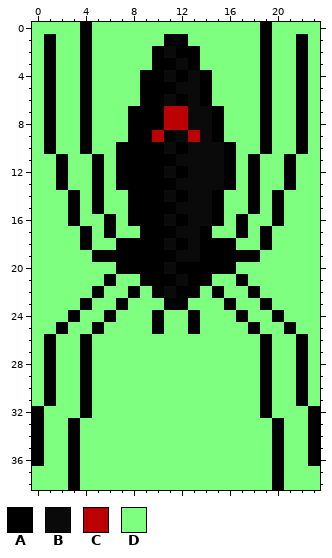
A pixel-art sprite gets an edit: trunk/gfx/enemy/spider/spider.png. The picture above was drawn from the file before the commit.
The file is 24x39 pixels. Colours within 5 levels of each other are drawn and written as one.
Palette (. is transparent): A #000000  B #0a0a0a  C #ba0000  D #7fff7f
Pixels before, first column x 0:
 0 DDDDADDDDDDDDDDDDDDADDDD
 1 DADDADDDDDDAADDDDDDADDAD
 2 DADDADDDDDABAADDDDDADDAD
 3 DADDADDDDDAABADDDDDADDAD
 4 DADDADDDDAABABADDDDADDAD
 5 DADDADDDDAAABBADDDDADDAD
 6 DADDADDDDAABABADDDDADDAD
 7 DADDADDDAAACCBBADDDADDAD
 8 DADDADDDAAACCBBADDDADDAD
 9 DADDADDDAACABCBADDDADDAD
10 DADDADDAAAABABBBADDADDAD
11 DDADDADAAAAABBBBADADDADD
12 DDADDADAAAABABBBADADDADD
13 DDADDADAAAAABBBBADADDADD
14 DDDADADDAAABABBADDADADDD
15 DDDADADDAAAABBBADDADADDD
16 DDDADDADAAABABBADADDADDD
17 DDDDADADDAAABBADDADADDDD
18 DDDDADDAAAABABAAADDADDDD
19 DDDDDAAAAAAABBAAAAADDDDD
20 DDDDDDDAAAABAAAAADDDDDDD
21 DDDDDDADDAAABAADDADDDDDD
22 DDDDDADDADABAADADDADDDDD
23 DDDDADDADDDAADDDADDADDDD
24 DDDADDADDDADDADDDADDADDD
25 DDADDADDDDADDADDDDADDADD
26 DADDADDDDDDDDDDDDDDADDAD
27 DADDADDDDDDDDDDDDDDADDAD
28 DADDADDDDDDDDDDDDDDADDAD
29 DADDADDDDDDDDDDDDDDADDAD
30 DADDADDDDDDDDDDDDDDADDAD
31 DADDADDDDDDDDDDDDDDADDAD
32 ADDDADDDDDDDDDDDDDDADDDA
33 ADDADDDDDDDDDDDDDDDDADDA
34 ADDADDDDDDDDDDDDDDDDADDA
35 ADDADDDDDDDDDDDDDDDDADDA
36 ADDADDDDDDDDDDDDDDDDADDA
37 DDDADDDDDDDDDDDDDDDDADDD
38 DDDADDDDDDDDDDDDDDDDADDD
Once edited:
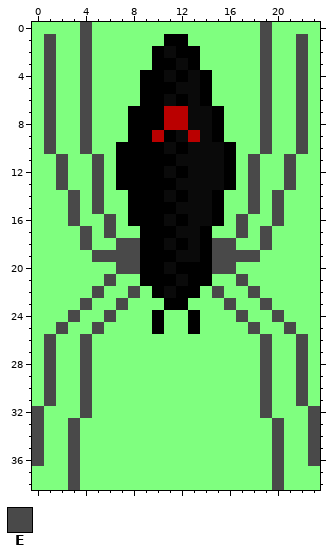
Colours new in this view: E #494949
Difference:
Changed rows in their new state; - is an unchanged pixel.
first column x 0:
 0 ----E--------------E----
 1 -E--E--------------E--E-
 2 -E--E--------------E--E-
 3 -E--E--------------E--E-
 4 -E--E--------------E--E-
 5 -E--E--------------E--E-
 6 -E--E--------------E--E-
 7 -E--E--------------E--E-
 8 -E--E--------------E--E-
 9 -E--E--------------E--E-
10 -E--E--------------E--E-
11 --E--E------------E--E--
12 --E--E------------E--E--
13 --E--E------------E--E--
14 ---E-E------------E-E---
15 ---E-E------------E-E---
16 ---E--E----------E--E---
17 ----E-E----------E-E----
18 ----E--EE------EE--E----
19 -----EEEE------EEEE-----
20 -------EE------EE-------
21 ------E----------E------
22 -----E--E------E--E-----
23 ----E--E--------E--E----
24 ---E--E----------E--E---
25 --E--E------------E--E--
26 -E--E--------------E--E-
27 -E--E--------------E--E-
28 -E--E--------------E--E-
29 -E--E--------------E--E-
30 -E--E--------------E--E-
31 -E--E--------------E--E-
32 E---E--------------E---E
33 E--E----------------E--E
34 E--E----------------E--E
35 E--E----------------E--E
36 E--E----------------E--E
37 ---E----------------E---
38 ---E----------------E---
Boxes around the changes in both pictures, in picture pixels (x1, y1, x2, y2):
changed: (32, 22, 140, 490)
changed: (212, 22, 320, 490)
